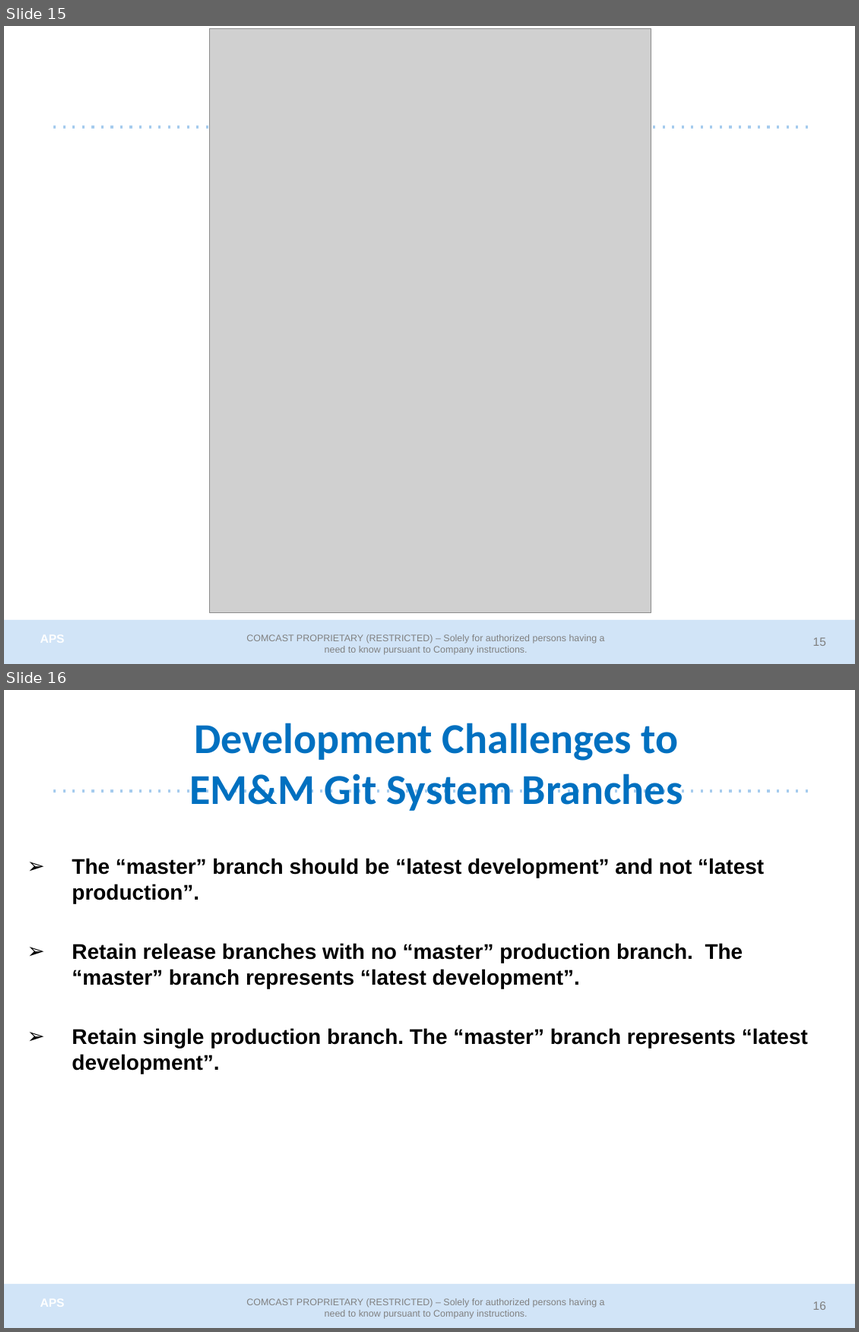
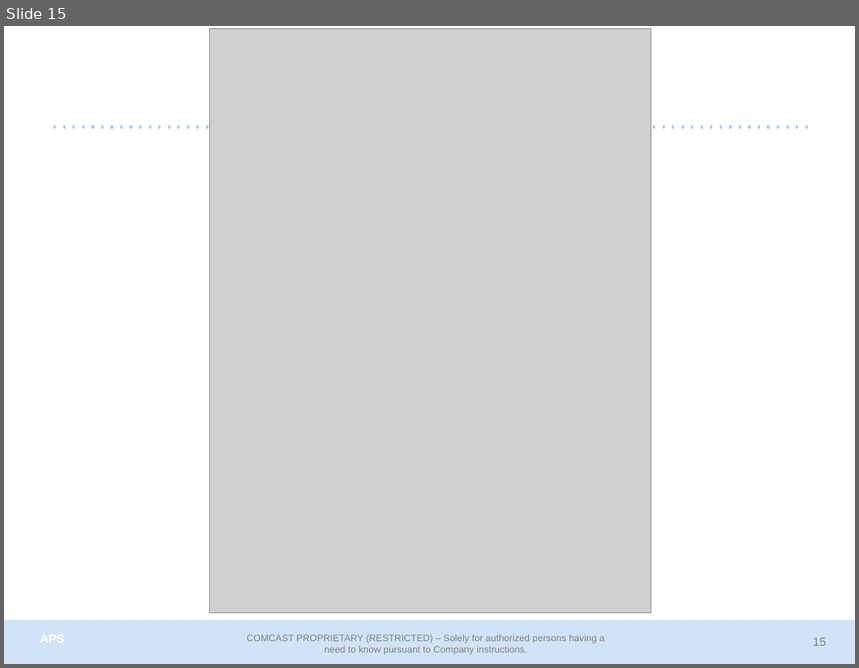
Before and after one commit to cmguy/General-GitSystem, a slide deck: doc/EMM_GitSystem.pptx. Shown one above the other, each under a label of ours: slides 15 and 16 before the commit, slide 15 after it. The pictures are 859x1332 and 859x668 pixels, drawn with LibreOffice and Linux fonts; fonts in the diff are those of the drawing; grey boxes stand for pictures; background and template pictures are left out. Boxes give left, top, right and bottom in pixels: in the first picture for what was removed or moved away, otherwise in the second. Text is boxed around its words. In the diff, an @@ line names an element or a change of style, - is before the commit and + after.

```diff
--- a/doc/EMM_GitSystem.pptx
+++ b/doc/EMM_GitSystem.pptx
@@ slide 16 removed at (4,690,855,1328), background #FFFFFF; not listed: 5 template elements that a slide beside it also shows @@
@@ title removed at (190,723,683,811) @@
-  Development Challenges to
-  EM&M Git System Branches
@@ text removed at (72,858,808,1074) @@
-➢ The “master” branch should be “latest development” and not “latest production”.
-➢ Retain release branches with no “master” production branch. The “master” branch represents “latest development”.
-➢ Retain single production branch. The “master” branch represents “latest development”.
```
Also in this commit, not shown: 5 slides changed, 3 slides added, 3 other slides removed, 23 other files.
